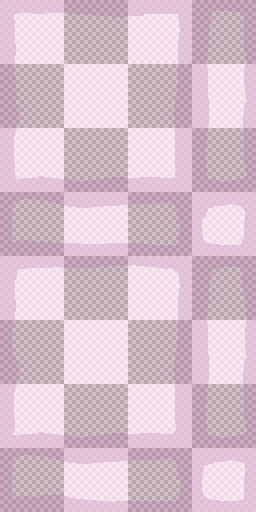
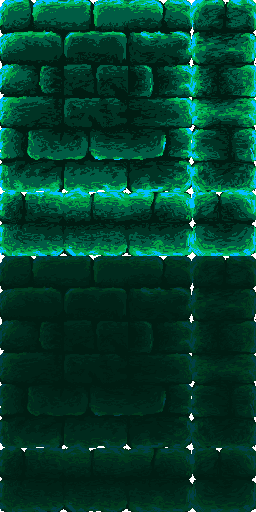
Layers edited between the first and the second 256 × 512 image:
added layer "Layer #1" above "Layer" over [0, 256, 256, 512]
added layer "Layer" above "Mask" over [0, 0, 256, 512]
hid "Mask", opacity 30% → 46% over [0, 0, 256, 512]
hid "Grid" over [0, 0, 256, 512]
